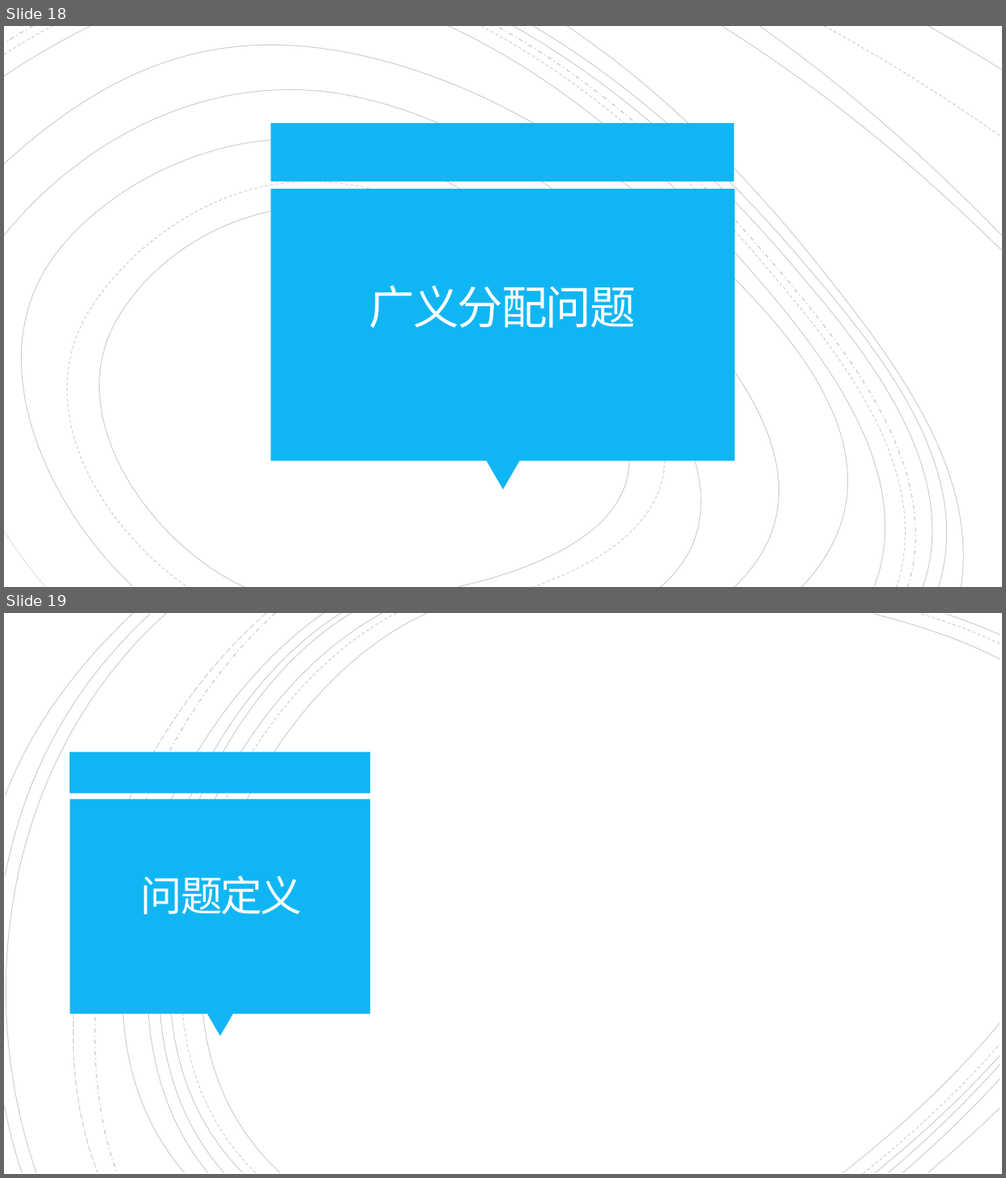
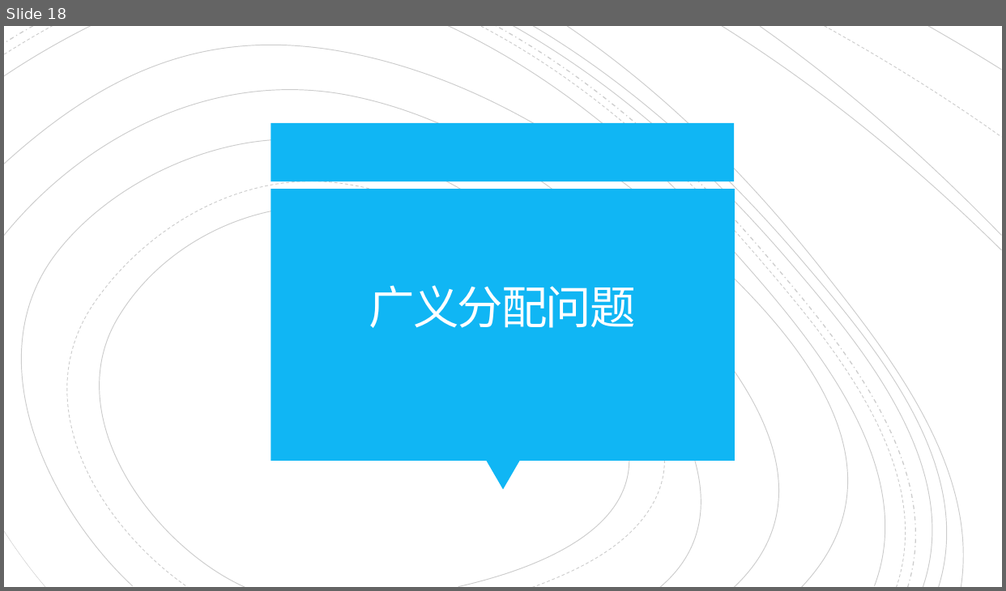
Before and after one commit to dream-tentacle/dream-tentacle.github.io, a slide deck: sources/relaxation methods.pptx. Shown one above the other, each under a label of ours: slides 18 and 19 before the commit, slide 18 after it. The pictures are 1006x1178 and 1006x591 pixels, drawn with LibreOffice and Linux fonts; fonts in the diff are those of the drawing; grey boxes stand for pictures. Boxes give left, top, right and bottom in pixels: in the first picture for what was removed or moved away, otherwise in the second. Text is boxed around its words. In the diff, an @@ line names an element or a change of style, - is before the commit and + after.

```diff
--- a/sources/relaxation methods.pptx
+++ b/sources/relaxation methods.pptx
@@ slide 19 removed at box(4, 613, 1002, 1174), background #FFFFFF @@
@@ group removed at box(4, 613, 1000, 1174): 21 freeform shapes @@
@@ rectangle removed at box(70, 752, 371, 794) @@
@@ rectangle removed at box(70, 799, 370, 1014) @@
@@ title removed at box(141, 875, 302, 914) @@
-问题定义
@@ triangle removed at box(206, 1014, 233, 1037) @@
```
Also in this commit, not shown: 2 slides changed, 8 slides added, 4 other slides removed.
